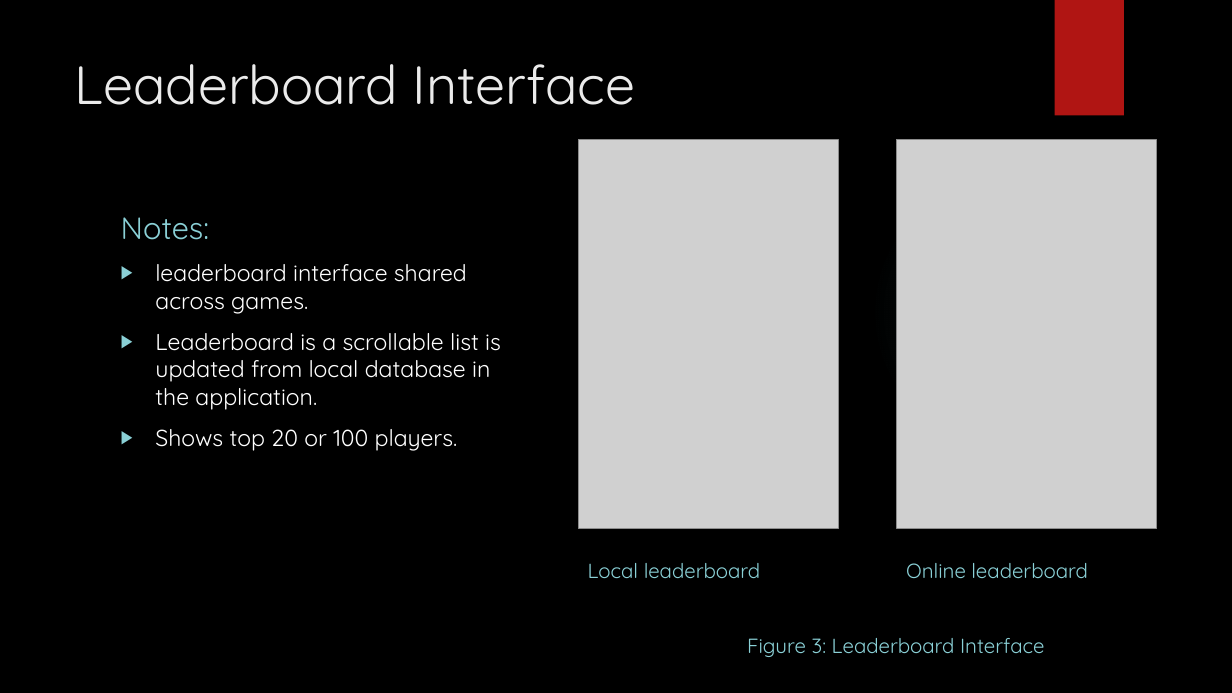
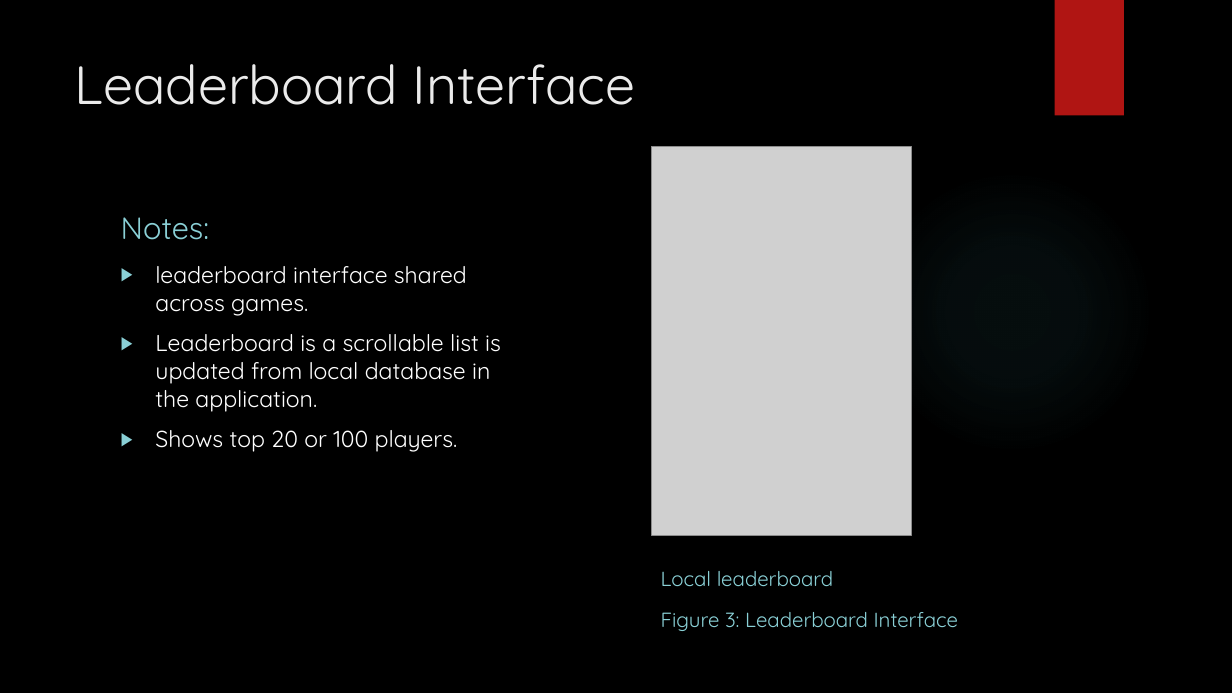
Before and after one commit to IgnitionOrk/SCaR_Arcade, a slide deck: slide 6 of SCaRArcade.pptx. Drawn at 1232x693 pixels with LibreOffice and Linux fonts; fonts in the diff are those of the drawing; grey boxes stand for pictures; background and template pictures are left out. Boxes give left, top, right and bottom in pixels: in the first picture for what was removed or moved away, otherwise in the second. Text is boxed around its words. In the diff, an @@ line names an element or a change of style, - is before the commit and + after.

```diff
--- a/SCaRArcade.pptx
+++ b/SCaRArcade.pptx
@@ picture: place and size @@
-picture at bbox=[579, 140, 839, 529]
+picture at bbox=[652, 147, 912, 536]
@@ picture removed at bbox=[897, 140, 1158, 529] @@
@@ text "Local leaderboard": place and size @@
-text "Local leaderboard" at bbox=[588, 563, 760, 578]
+text "Local leaderboard" at bbox=[661, 571, 833, 586]
@@ text removed at bbox=[906, 563, 1088, 578] @@
-Online leaderboard
@@ text "Figure 3: Leaderboard Interface": place and size @@
-text "Figure 3: Leaderboard Interface" at bbox=[747, 638, 1045, 657]
+text "Figure 3: Leaderboard Interface" at bbox=[661, 612, 959, 631]
```
